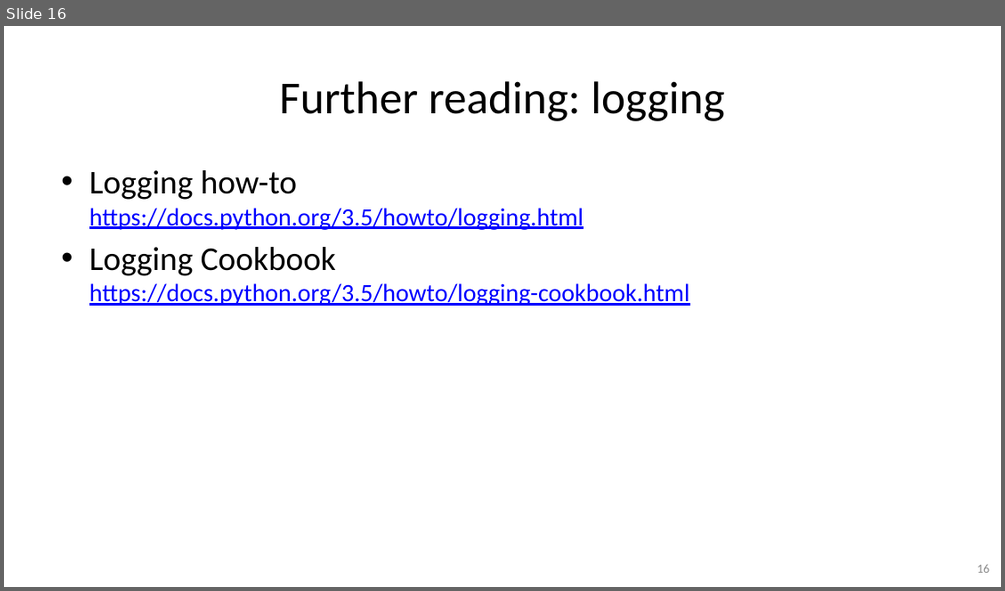
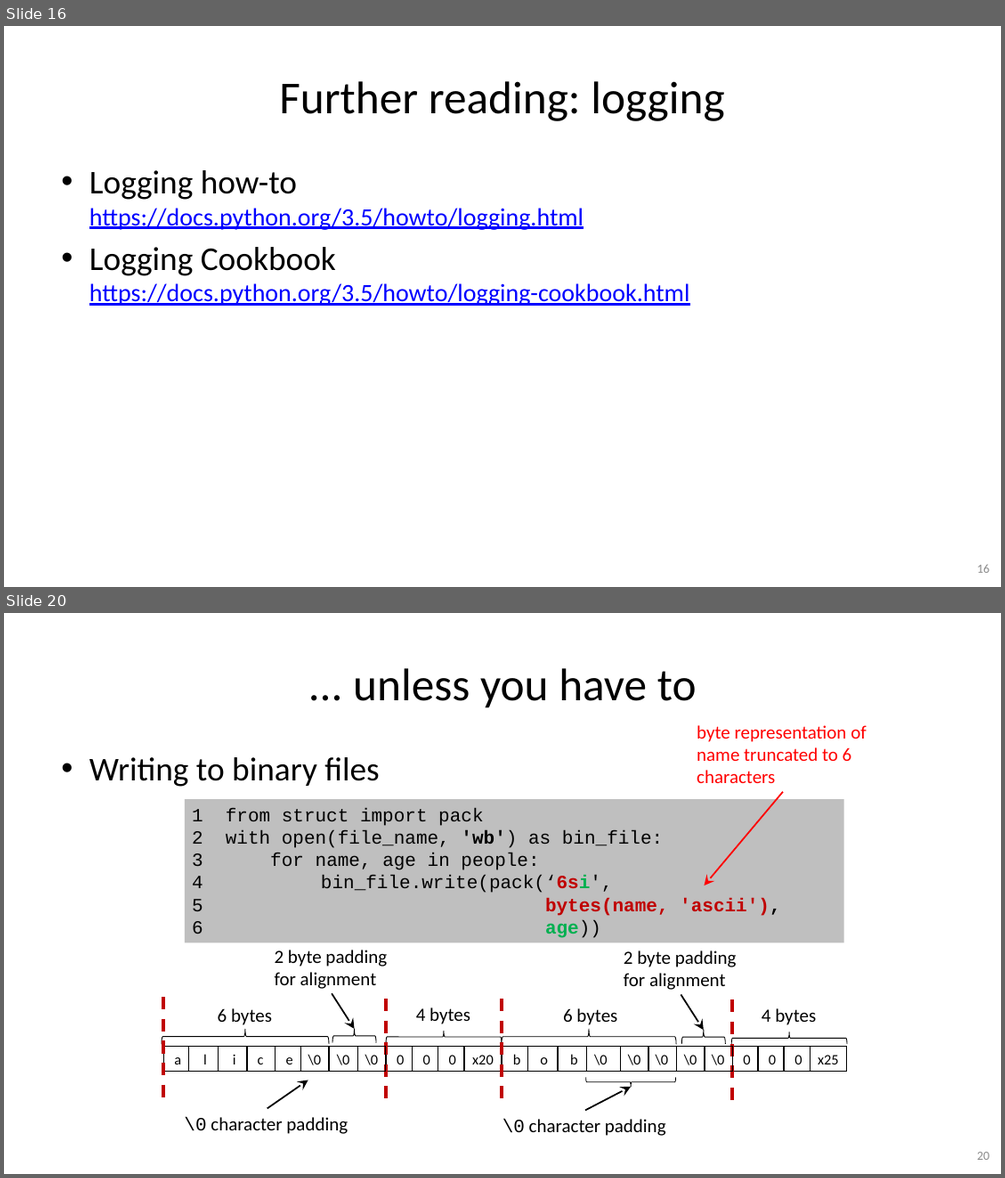
Before and after one commit to gjbex/Python-for-systems-programming, a slide deck: python_for_systems_programming.pptx. Shown one above the other, each under a label of ours: slide 16 before the commit, slides 16 and 20 after it; the slides between them are not shown. The pictures are 1005x591 and 1005x1178 pixels, drawn with LibreOffice and Linux fonts; fonts in the diff are those of the drawing. Boxes give left, top, right and bottom in pixels: in the first picture for what was removed or moved away, otherwise in the second. Text is boxed around its words. In the diff, an @@ line names an element or a change of style, - is before the commit and + after.

```diff
--- a/python_for_systems_programming.pptx
+++ b/python_for_systems_programming.pptx
@@ slide 20 added at (4, 613, 1001, 1174), background #FFFFFF @@
@@ title added at (353, 668, 696, 708), 44 pt, text #000000 @@
+... unless you have to
@@ text added at (696, 725, 866, 783), 18 pt, text #FF0000 @@
+byte representation of
+name truncated to 6
+characters
@@ text added at (89, 757, 379, 787), 32 pt, text #000000 @@
+• Writing to binary files
@@ rectangle added at (184, 799, 844, 943), fill #BFBFBF, 18 pt, text #000000 @@
+1 from struct import pack
+2 with open(file_name, 'wb') as bin_file:
+3 for name, age in people:
+4 bin_file.write(pack(‘6si',
+5 bytes(name, 'ascii'),
+6 age))
@@ arrow added from (783, 792) to (704, 885), #FF0000 1.5 pt @@
@@ line added from (163, 997) to (163, 1104), #C00000 3 pt dashed @@
@@ group added at (161, 1008, 329, 1071): 5 rectangles, 1 right brace, 1 text @@
+a
+l
+i
+c
+e
+6 bytes
@@ group added at (275, 949, 387, 1071): 2 rectangles, 1 right brace, 1 text, 1 arrow @@
+\0
+\0
+2 byte padding
+for alignment
@@ line added from (386, 999) to (386, 1105), #C00000 3 pt dashed @@
@@ group added at (386, 1007, 502, 1071): 4 rectangles, 1 right brace, 1 text @@
+0
+x20
+0
+0
+4 bytes
@@ line added from (502, 999) to (502, 1105), #C00000 3 pt dashed @@
@@ group added at (502, 1008, 677, 1071): 3 rectangles, 1 right brace, 1 text @@
+b
+o
+b
+6 bytes
@@ group added at (623, 950, 736, 1071): 2 rectangles, 1 right brace, 1 text, 1 arrow @@
+\0
+\0
+2 byte padding
+for alignment
@@ line added from (732, 999) to (732, 1107), #C00000 3 pt dashed @@
@@ group added at (731, 1008, 847, 1071): 4 rectangles, 1 right brace, 1 text @@
+0
+x25
+0
+0
+4 bytes
@@ rectangle added at (301, 1046, 329, 1071), outline #000000 0.75 pt, 14 pt, text #000000 @@
+\0
@@ arrow added from (267, 1108) to (308, 1079), #000000 1.5 pt @@
@@ group added at (502, 1046, 676, 1135): 3 rectangles, 1 text, 1 arrow, 1 right brace @@
+\0
+\0
+\0
+\0 character padding
@@ text added at (184, 1117, 348, 1134), 18 pt, text #000000 @@
+\0 character padding
@@ page number added at (977, 1151, 989, 1159), 12 pt, text #8C8C8C @@
+20
```
Also in this commit, not shown: 5 other slides added.
